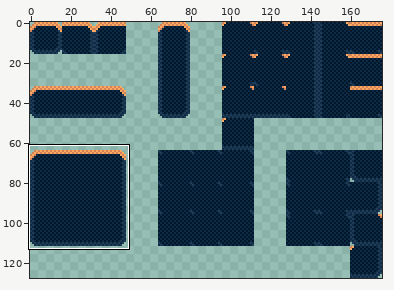
Edited in one commit: sprite sheet (Assets/Level/Platforms/Tilemap_4.png). The picture above shows the old version from afar; the outline marks the close-up.
Close-up. First the earlier version:
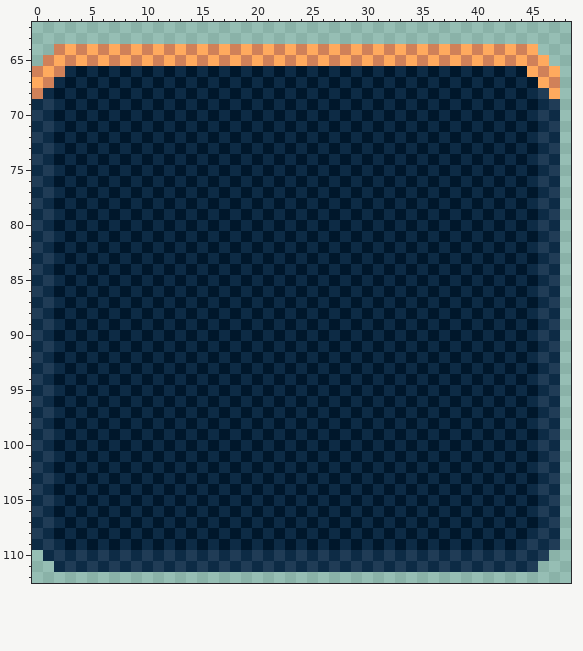
The file is 176x128 pixels. Shown: x 0..48, y 62..112. The commit also changed other parts of the picture, which this record leaves out.
The same view after the edit:
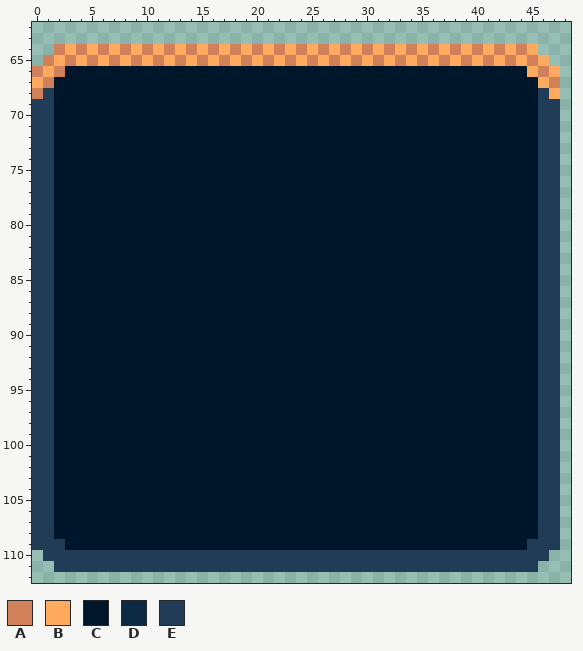
Palette (. is transparent): A #d08159  B #ffaa5e  C #00172b  D #0d2b45  E #203c56
Difference:
@@ x 0..48 @@
  65 .ABABABABABABABABABABABABABABABABABABABABABABAB..
- 66 ABADCDCDCDCDCDCDCDCDCDCDCDCDCDCDCDCDCDCDCDCDCBAB.
- 67 BADCDCDCDCDCDCDCDCDCDCDCDCDCDCDCDCDCDCDCDCDCDCBA.
- 68 ADCDCDCDCDCDCDCDCDCDCDCDCDCDCDCDCDCDCDCDCDCDCDEB.
- 69 DEDCDCDCDCDCDCDCDCDCDCDCDCDCDCDCDCDCDCDCDCDCDCDE.
- 70 EDCDCDCDCDCDCDCDCDCDCDCDCDCDCDCDCDCDCDCDCDCDCDED.
- 71 DEDCDCDCDCDCDCDCDCDCDCDCDCDCDCDCDCDCDCDCDCDCDCDE.
- 72 EDCDCDCDCDCDCDCDCDCDCDCDCDCDCDCDCDCDCDCDCDCDCDED.
- 73 DEDCDCDCDCDCDCDCDCDCDCDCDCDCDCDCDCDCDCDCDCDCDCDE.
- 74 EDCDCDCDCDCDCDCDCDCDCDCDCDCDCDCDCDCDCDCDCDCDCDED.
- 75 DEDCDCDCDCDCDCDCDCDCDCDCDCDCDCDCDCDCDCDCDCDCDCDE.
- 76 EDCDCDCDCDCDCDCDCDCDCDCDCDCDCDCDCDCDCDCDCDCDCDED.
- 77 DEDCDCDCDCDCDCDCDCDCDCDCDCDCDCDCDCDCDCDCDCDCDCDE.
- 78 EDCDCDCDCDCDCDCDCDCDCDCDCDCDCDCDCDCDCDCDCDCDCDED.
- 79 DEDCDCDCDCDCDCDCDCDCDCDCDCDCDCDCDCDCDCDCDCDCDCDE.
- 80 EDCDCDCDCDCDCDCDCDCDCDCDCDCDCDCDCDCDCDCDCDCDCDED.
- 81 DEDCDCDCDCDCDCDCDCDCDCDCDCDCDCDCDCDCDCDCDCDCDCDE.
- 82 EDCDCDCDCDCDCDCDCDCDCDCDCDCDCDCDCDCDCDCDCDCDCDED.
- 83 DEDCDCDCDCDCDCDCDCDCDCDCDCDCDCDCDCDCDCDCDCDCDCDE.
- 84 EDCDCDCDCDCDCDCDCDCDCDCDCDCDCDCDCDCDCDCDCDCDCDED.
- 85 DEDCDCDCDCDCDCDCDCDCDCDCDCDCDCDCDCDCDCDCDCDCDCDE.
- 86 EDCDCDCDCDCDCDCDCDCDCDCDCDCDCDCDCDCDCDCDCDCDCDED.
- 87 DEDCDCDCDCDCDCDCDCDCDCDCDCDCDCDCDCDCDCDCDCDCDCDE.
- 88 EDCDCDCDCDCDCDCDCDCDCDCDCDCDCDCDCDCDCDCDCDCDCDED.
- 89 DEDCDCDCDCDCDCDCDCDCDCDCDCDCDCDCDCDCDCDCDCDCDCDE.
- 90 EDCDCDCDCDCDCDCDCDCDCDCDCDCDCDCDCDCDCDCDCDCDCDED.
- 91 DEDCDCDCDCDCDCDCDCDCDCDCDCDCDCDCDCDCDCDCDCDCDCDE.
- 92 EDCDCDCDCDCDCDCDCDCDCDCDCDCDCDCDCDCDCDCDCDCDCDED.
- 93 DEDCDCDCDCDCDCDCDCDCDCDCDCDCDCDCDCDCDCDCDCDCDCDE.
- 94 EDCDCDCDCDCDCDCDCDCDCDCDCDCDCDCDCDCDCDCDCDCDCDED.
- 95 DEDCDCDCDCDCDCDCDCDCDCDCDCDCDCDCDCDCDCDCDCDCDCDE.
- 96 EDCDCDCDCDCDCDCDCDCDCDCDCDCDCDCDCDCDCDCDCDCDCDED.
- 97 DEDCDCDCDCDCDCDCDCDCDCDCDCDCDCDCDCDCDCDCDCDCDCDE.
- 98 EDCDCDCDCDCDCDCDCDCDCDCDCDCDCDCDCDCDCDCDCDCDCDED.
- 99 DEDCDCDCDCDCDCDCDCDCDCDCDCDCDCDCDCDCDCDCDCDCDCDE.
-100 EDCDCDCDCDCDCDCDCDCDCDCDCDCDCDCDCDCDCDCDCDCDCDED.
-101 DEDCDCDCDCDCDCDCDCDCDCDCDCDCDCDCDCDCDCDCDCDCDCDE.
-102 EDCDCDCDCDCDCDCDCDCDCDCDCDCDCDCDCDCDCDCDCDCDCDED.
-103 DEDCDCDCDCDCDCDCDCDCDCDCDCDCDCDCDCDCDCDCDCDCDCDE.
-104 EDCDCDCDCDCDCDCDCDCDCDCDCDCDCDCDCDCDCDCDCDCDCDED.
-105 DEDCDCDCDCDCDCDCDCDCDCDCDCDCDCDCDCDCDCDCDCDCDCDE.
-106 EDCDCDCDCDCDCDCDCDCDCDCDCDCDCDCDCDCDCDCDCDCDCDED.
-107 DEDCDCDCDCDCDCDCDCDCDCDCDCDCDCDCDCDCDCDCDCDCDCDE.
-108 EDCDCDCDCDCDCDCDCDCDCDCDCDCDCDCDCDCDCDCDCDCDCDED.
-109 DEDCDCDCDCDCDCDCDCDCDCDCDCDCDCDCDCDCDCDCDCDCDEDE.
-110 .DEDEDEDEDEDEDEDEDEDEDEDEDEDEDEDEDEDEDEDEDEDEDE..
-111 ..DEDEDEDEDEDEDEDEDEDEDEDEDEDEDEDEDEDEDEDEDEDE...
+ 66 ABACCCCCCCCCCCCCCCCCCCCCCCCCCCCCCCCCCCCCCCCCCBAB.
+ 67 BACCCCCCCCCCCCCCCCCCCCCCCCCCCCCCCCCCCCCCCCCCCCBA.
+ 68 AECCCCCCCCCCCCCCCCCCCCCCCCCCCCCCCCCCCCCCCCCCCCEB.
+ 69 EECCCCCCCCCCCCCCCCCCCCCCCCCCCCCCCCCCCCCCCCCCCCEE.
+ 70 EECCCCCCCCCCCCCCCCCCCCCCCCCCCCCCCCCCCCCCCCCCCCEE.
+ 71 EECCCCCCCCCCCCCCCCCCCCCCCCCCCCCCCCCCCCCCCCCCCCEE.
+ 72 EECCCCCCCCCCCCCCCCCCCCCCCCCCCCCCCCCCCCCCCCCCCCEE.
+ 73 EECCCCCCCCCCCCCCCCCCCCCCCCCCCCCCCCCCCCCCCCCCCCEE.
+ 74 EECCCCCCCCCCCCCCCCCCCCCCCCCCCCCCCCCCCCCCCCCCCCEE.
+ 75 EECCCCCCCCCCCCCCCCCCCCCCCCCCCCCCCCCCCCCCCCCCCCEE.
+ 76 EECCCCCCCCCCCCCCCCCCCCCCCCCCCCCCCCCCCCCCCCCCCCEE.
+ 77 EECCCCCCCCCCCCCCCCCCCCCCCCCCCCCCCCCCCCCCCCCCCCEE.
+ 78 EECCCCCCCCCCCCCCCCCCCCCCCCCCCCCCCCCCCCCCCCCCCCEE.
+ 79 EECCCCCCCCCCCCCCCCCCCCCCCCCCCCCCCCCCCCCCCCCCCCEE.
+ 80 EECCCCCCCCCCCCCCCCCCCCCCCCCCCCCCCCCCCCCCCCCCCCEE.
+ 81 EECCCCCCCCCCCCCCCCCCCCCCCCCCCCCCCCCCCCCCCCCCCCEE.
+ 82 EECCCCCCCCCCCCCCCCCCCCCCCCCCCCCCCCCCCCCCCCCCCCEE.
+ 83 EECCCCCCCCCCCCCCCCCCCCCCCCCCCCCCCCCCCCCCCCCCCCEE.
+ 84 EECCCCCCCCCCCCCCCCCCCCCCCCCCCCCCCCCCCCCCCCCCCCEE.
+ 85 EECCCCCCCCCCCCCCCCCCCCCCCCCCCCCCCCCCCCCCCCCCCCEE.
+ 86 EECCCCCCCCCCCCCCCCCCCCCCCCCCCCCCCCCCCCCCCCCCCCEE.
+ 87 EECCCCCCCCCCCCCCCCCCCCCCCCCCCCCCCCCCCCCCCCCCCCEE.
+ 88 EECCCCCCCCCCCCCCCCCCCCCCCCCCCCCCCCCCCCCCCCCCCCEE.
+ 89 EECCCCCCCCCCCCCCCCCCCCCCCCCCCCCCCCCCCCCCCCCCCCEE.
+ 90 EECCCCCCCCCCCCCCCCCCCCCCCCCCCCCCCCCCCCCCCCCCCCEE.
+ 91 EECCCCCCCCCCCCCCCCCCCCCCCCCCCCCCCCCCCCCCCCCCCCEE.
+ 92 EECCCCCCCCCCCCCCCCCCCCCCCCCCCCCCCCCCCCCCCCCCCCEE.
+ 93 EECCCCCCCCCCCCCCCCCCCCCCCCCCCCCCCCCCCCCCCCCCCCEE.
+ 94 EECCCCCCCCCCCCCCCCCCCCCCCCCCCCCCCCCCCCCCCCCCCCEE.
+ 95 EECCCCCCCCCCCCCCCCCCCCCCCCCCCCCCCCCCCCCCCCCCCCEE.
+ 96 EECCCCCCCCCCCCCCCCCCCCCCCCCCCCCCCCCCCCCCCCCCCCEE.
+ 97 EECCCCCCCCCCCCCCCCCCCCCCCCCCCCCCCCCCCCCCCCCCCCEE.
+ 98 EECCCCCCCCCCCCCCCCCCCCCCCCCCCCCCCCCCCCCCCCCCCCEE.
+ 99 EECCCCCCCCCCCCCCCCCCCCCCCCCCCCCCCCCCCCCCCCCCCCEE.
+100 EECCCCCCCCCCCCCCCCCCCCCCCCCCCCCCCCCCCCCCCCCCCCEE.
+101 EECCCCCCCCCCCCCCCCCCCCCCCCCCCCCCCCCCCCCCCCCCCCEE.
+102 EECCCCCCCCCCCCCCCCCCCCCCCCCCCCCCCCCCCCCCCCCCCCEE.
+103 EECCCCCCCCCCCCCCCCCCCCCCCCCCCCCCCCCCCCCCCCCCCCEE.
+104 EECCCCCCCCCCCCCCCCCCCCCCCCCCCCCCCCCCCCCCCCCCCCEE.
+105 EECCCCCCCCCCCCCCCCCCCCCCCCCCCCCCCCCCCCCCCCCCCCEE.
+106 EECCCCCCCCCCCCCCCCCCCCCCCCCCCCCCCCCCCCCCCCCCCCEE.
+107 EECCCCCCCCCCCCCCCCCCCCCCCCCCCCCCCCCCCCCCCCCCCCEE.
+108 EECCCCCCCCCCCCCCCCCCCCCCCCCCCCCCCCCCCCCCCCCCCCEE.
+109 EEECCCCCCCCCCCCCCCCCCCCCCCCCCCCCCCCCCCCCCCCCCEEE.
+110 .EEEEEEEEEEEEEEEEEEEEEEEEEEEEEEEEEEEEEEEEEEEEEE..
+111 ..EEEEEEEEEEEEEEEEEEEEEEEEEEEEEEEEEEEEEEEEEEEE...
 112 .................................................
Where, in picture pixels (left, top, right, bottom), the same in both close-ups:
changed: (32, 66, 560, 572)
